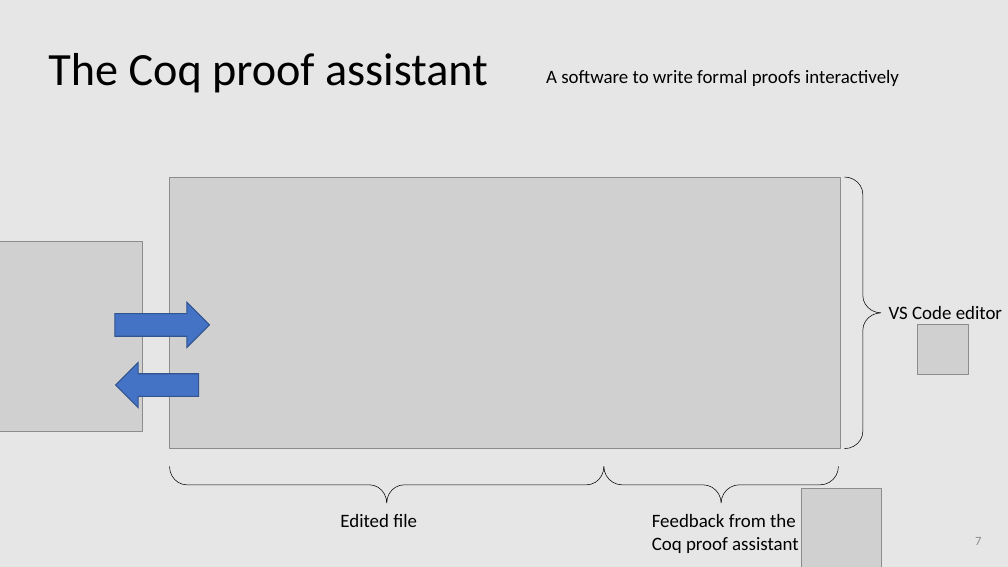
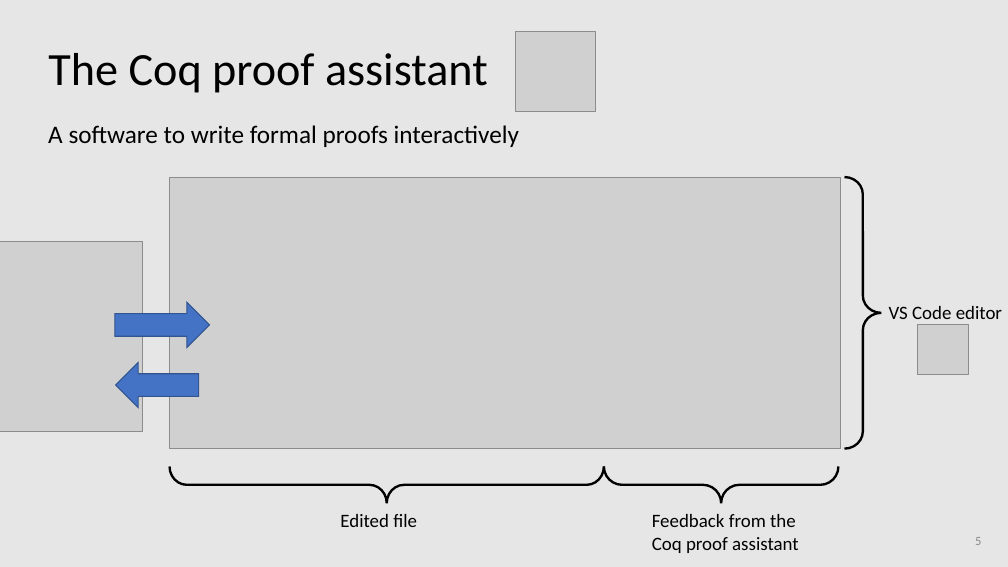
Before and after one commit to amblafont/slides, a slide deck: slide 5 of grapheditor/2024-october-chambery.pptx (slide 7 before the commit). Drawn at 1008x567 pixels with LibreOffice and Linux fonts; fonts in the diff are those of the drawing; grey boxes stand for pictures. Boxes give left, top, right and bottom in pixels: in the first picture for what was removed or moved away, otherwise in the second. Text is boxed around its words. In the diff, an @@ line names an element or a change of style, - is before the commit and + after.

```diff
--- a/grapheditor/2024-october-chambery.pptx
+++ b/grapheditor/2024-october-chambery.pptx
@@ picture: place and size @@
-picture at box(802, 488, 882, 567)
+picture at box(516, 32, 596, 112)
@@ text "A software to write formal ...": place and size @@
-text "A software to write formal ..." at box(546, 70, 899, 86)
+text "A software to write formal ..." at box(48, 125, 519, 147)
@@ text "A software to write formal ..." at box(48, 125, 519, 147): size 18 to 24 pt @@
@@ outline #000000 0.5 pt to #000000 2.25 pt in 3 elements at box(169, 467, 604, 504), box(605, 466, 839, 503), box(845, 177, 882, 448) @@
@@ page number at box(975, 537, 981, 545): text changed @@
-7
+5
```
Also in this commit, not shown: 8 other slides changed, 18 slides added, 13 slides removed.
